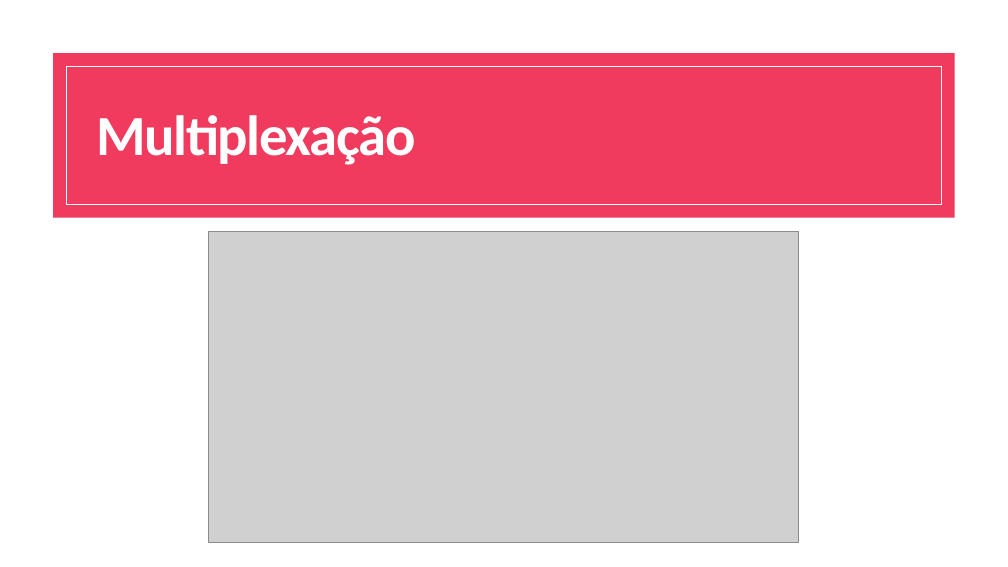
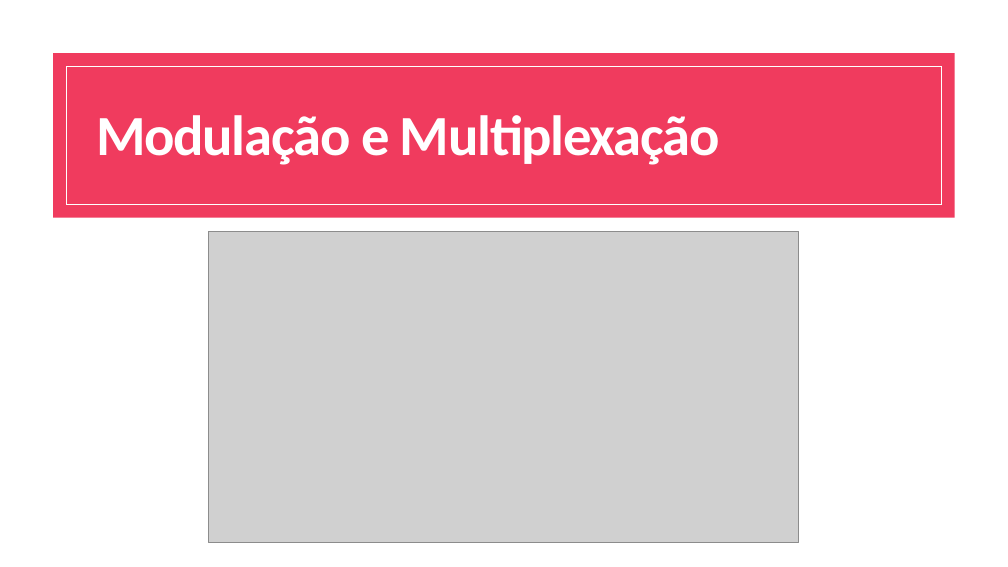
Before and after one commit to profAndreSouza/Material, a slide deck: slide 32 of Tecnologia da Informação e Conectividade/03-Camada Fisica.pptx (slide 31 before the commit). Drawn at 1008x567 pixels with LibreOffice and Linux fonts; fonts in the diff are those of the drawing; grey boxes stand for pictures. Boxes give left, top, right and bottom in pixels: in the first picture for what was removed or moved away, otherwise in the second. Text is boxed around its words. In the diff, an @@ line names an element or a change of style, - is before the commit and + after.

```diff
--- a/Tecnologia da Informação e Conectividade/03-Camada Fisica.pptx
+++ b/Tecnologia da Informação e Conectividade/03-Camada Fisica.pptx
@@ title at (96,115,720,165): text changed @@
-Multiplexação
+Modulação e Multiplexação
```
Also in this commit, not shown: 1 slide added.
